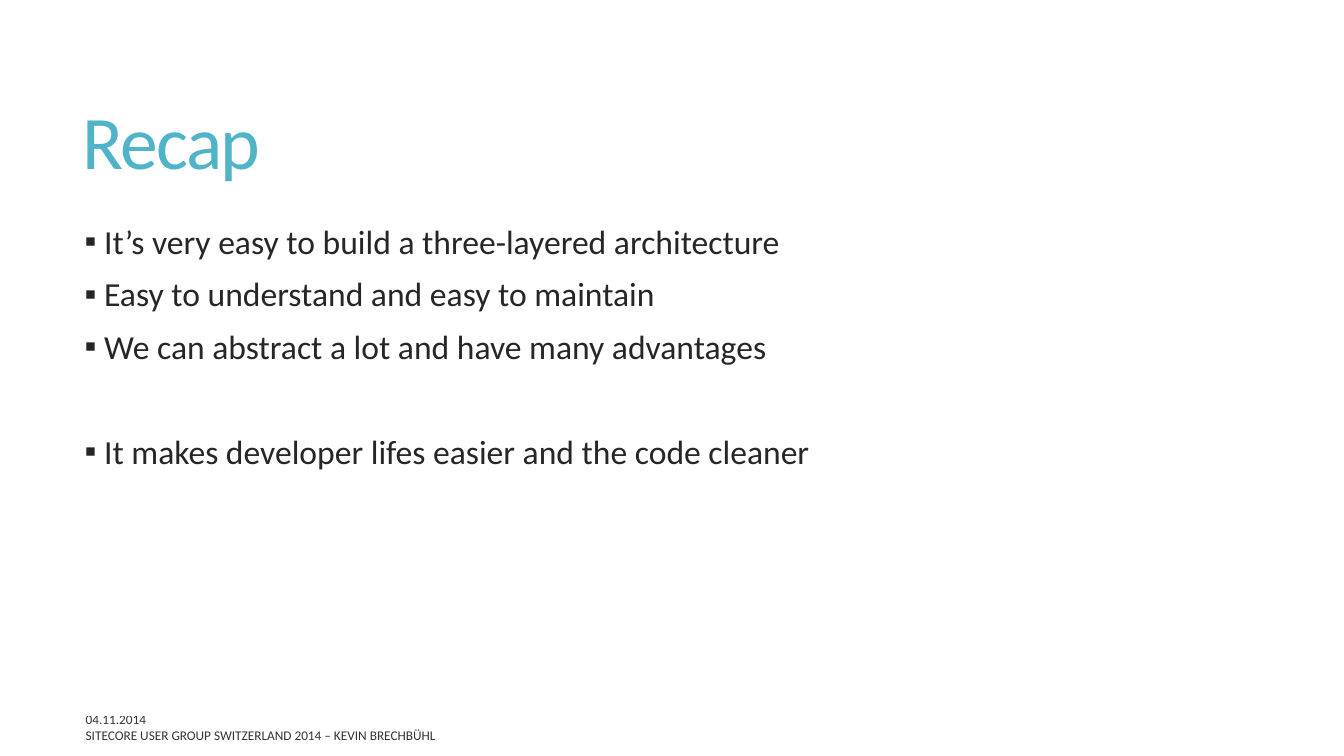
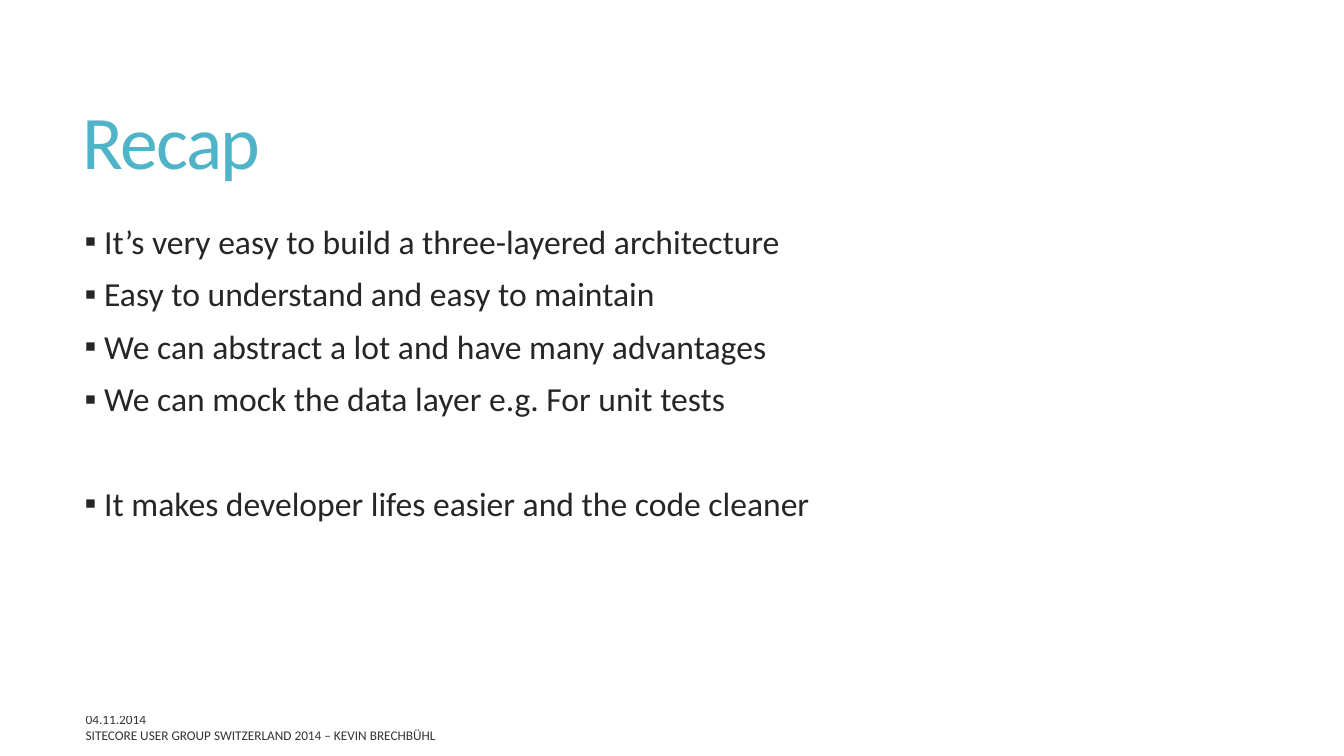
Before and after one commit to SUGCH/ThreeLayeredArchitectureWithSitecore, a slide deck: slide 13 of doc/ThreeLayeredArchitectureWithSitecore.pptx (slide 11 before the commit). Drawn at 1344x756 pixels with LibreOffice and Linux fonts; fonts in the diff are those of the drawing. Boxes give left, top, right and bottom in pixels: in the first picture for what was removed or moved away, otherwise in the second. Text is boxed around its words. In the diff, an @@ line names an element or a change of style, - is before the commit and + after.

```diff
--- a/doc/ThreeLayeredArchitectureWithSitecore.pptx
+++ b/doc/ThreeLayeredArchitectureWithSitecore.pptx
@@ text at (104,387,725,417): paragraph added @@
+▪ We can mock the data layer e.g. For unit tests
```
Also in this commit, not shown: 1 other slide changed, 3 slides added.
